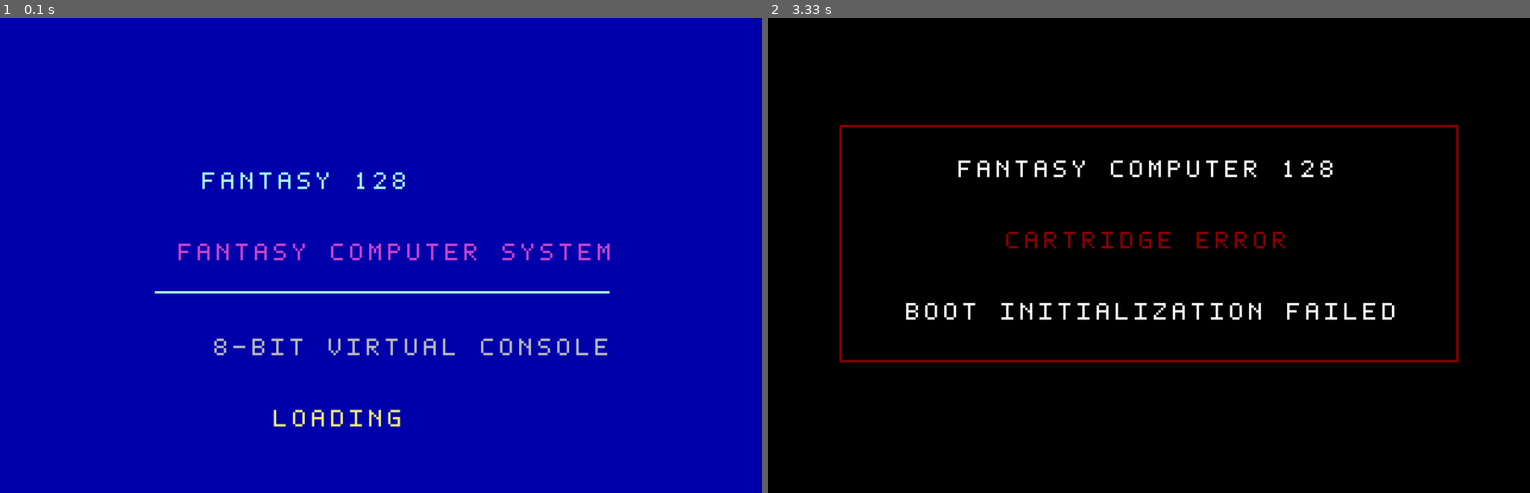
Above: before the commit, frames 1-2 (left to right).
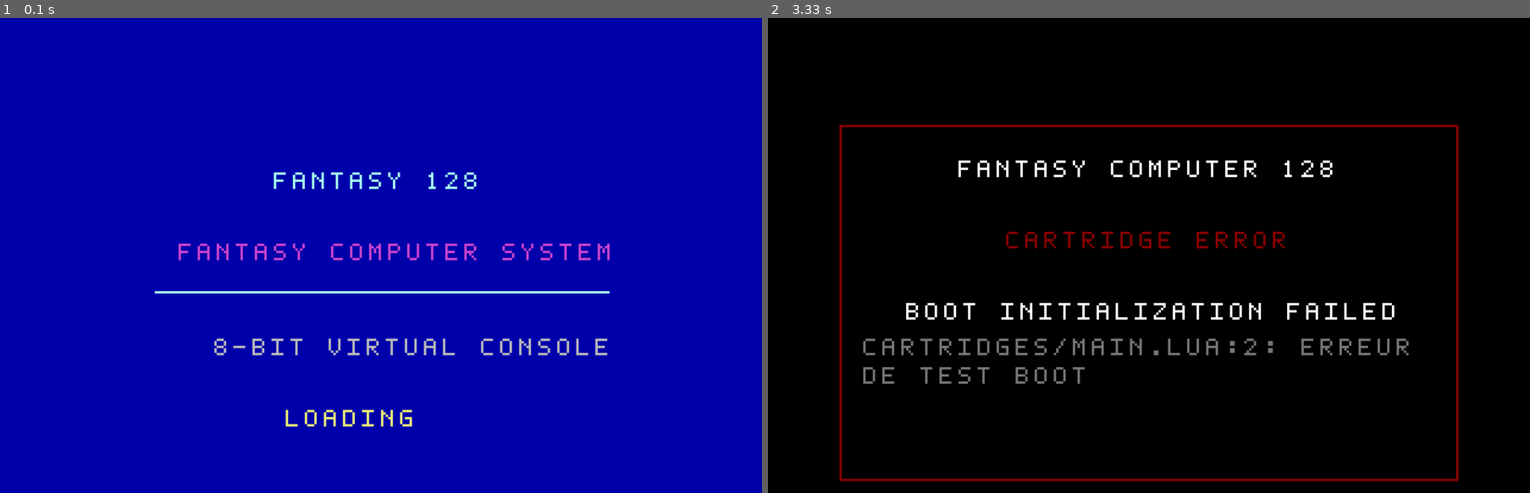
Above: after the commit, the same moments.

Repository: Christever/FantasyComputer128
Game: LÖVE game, started from main.lua
The game is run twice, just before and just after one commit, with the same random seed, the same clock (stepped at 60 frames per second) and the same inputs.
Inputs:
- Up to frame 1 (0.1 s): no input
- Up to frame 2 (3.33 s): tap Enter every 0.33 s from 1.83 to 3.17 s

The runs differ from the first frame. In frame 1, 0.9% of the frame differs, in the area x 26-63%, y 32-87%; in frame 2, 2.3%, in the area x 9-91%, y 67-98%.

Commit message:
Ajuste la position du texte dans la fonction draw de Startup et ajoute une fonction wrapText pour gérer le découpage de texte dans System.

Diff:
--- a/system/Startup.lua
+++ b/system/Startup.lua
@@ -35,7 +35,7 @@
 
     -- Titre principal
     video:setColor(3)
-    video:drawText(85, 65, "FANTASY 128")
+    video:drawText(115, 65, "FANTASY 128")
 
     -- Sous-titre
     video:setColor(4)
@@ -55,7 +55,7 @@
 
     local loadingText = "LOADING" .. string.rep(".", dots)
 
-    video:drawText(115, 165, loadingText)
+    video:drawText(120, 165, loadingText)
 end
 
 return Startup
--- a/system/System.lua
+++ b/system/System.lua
@@ -22,6 +22,35 @@
 local System    = {}
 System.__index  = System
 
+-------------------------- LOCALES -----------------------------------
+
+--- Découpe un texte en lignes de longueur maximale.
+---@param text string
+---@param maxLength integer
+---@return table
+local function wrapText(text, maxLength)
+    local lines = {}
+
+    while #text > maxLength do
+        local splitAt = maxLength
+
+        local space = text:sub(1, maxLength):match(".*()%s")
+
+        if space then
+            splitAt = space
+        end
+
+        table.insert(lines, text:sub(1, splitAt - 1))
+        text = text:sub(splitAt + 1)
+    end
+
+    table.insert(lines, text)
+
+    return lines
+end
+
+----------------------------------------------------------------------
+
 ---@return System
 function System.new()
     local self     = setmetatable({}, System)
@@ -171,8 +200,13 @@
         self.video:drawText(80, 60, "FANTASY COMPUTER 128", 1)
         self.video:drawText(100, 90, "CARTRIDGE ERROR", 2)
         self.video:drawText(58, 120, "BOOT INITIALIZATION FAILED", 1)
-
-        self.video:drawRect(30, 45, 260, 100, 2)
+        local errorLines = wrapText(tostring(self.cartridgeError), 30)
+
+        for i, line in ipairs(errorLines) do
+            self.video:drawText(40, 135 + (i - 1) * 12, line, 12)
+        end
+
+        self.video:drawRect(30, 45, 260, 150, 2)
     end
 
     self.video:draw()
